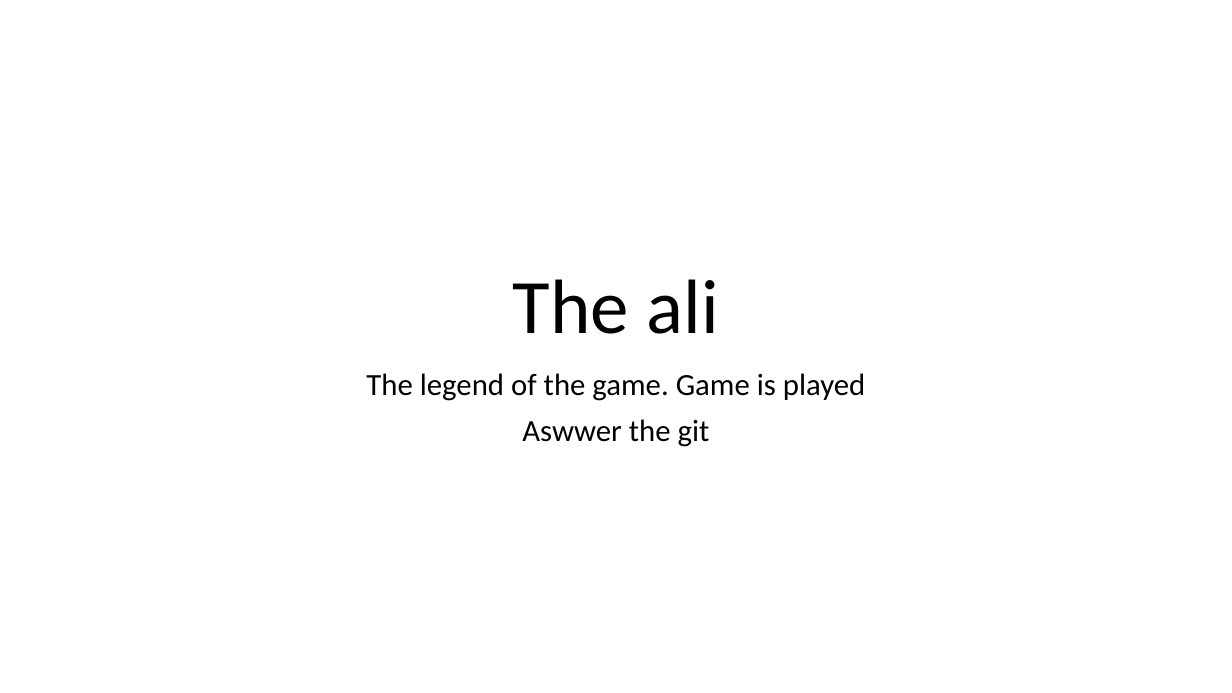
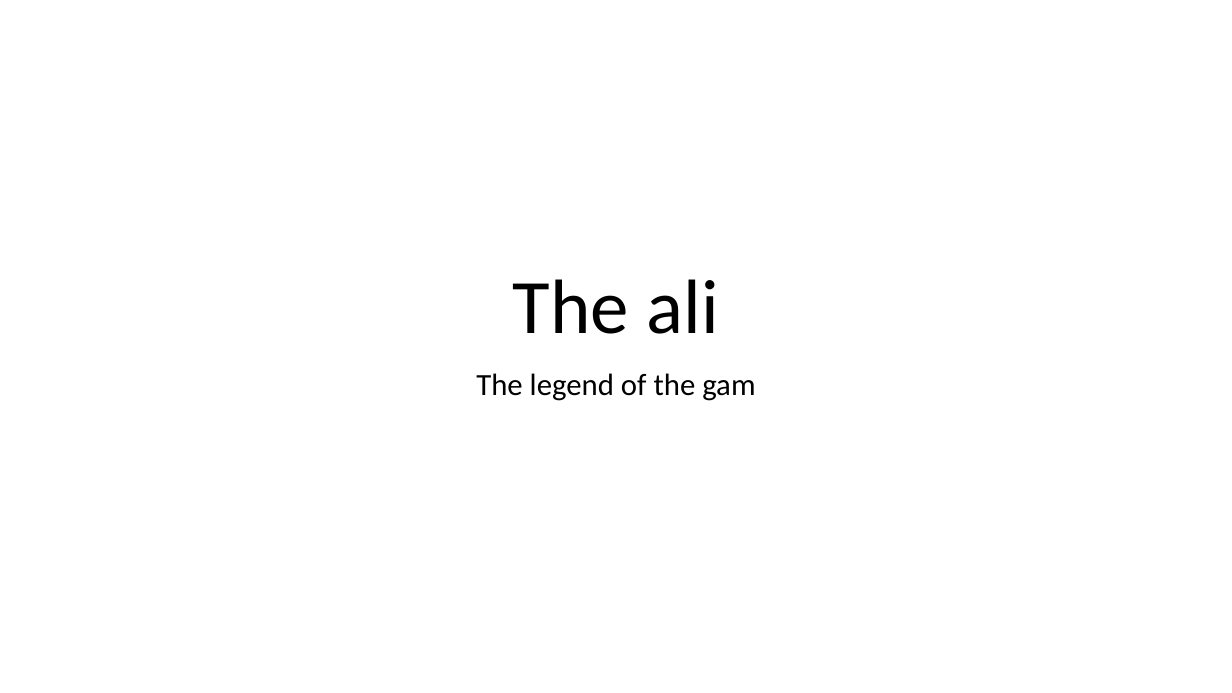
Before and after one commit to alizaidmerchant/ai, a slide deck: slide 1 of first.txt.pptx. Drawn at 1232x693 pixels with LibreOffice and Linux fonts; fonts in the diff are those of the drawing. Boxes give left, top, right and bottom in pixels: in the first picture for what was removed or moved away, otherwise in the second. Text is boxed around its words. In the diff, an @@ line names an element or a change of style, - is before the commit and + after.

Commit message:
modified

```diff
--- a/first.txt.pptx
+++ b/first.txt.pptx
@@ subtitle at [476, 373, 755, 401]: text changed @@
-The legend of the game. Game is played
-Aswwer the git
+The legend of the gam
```
